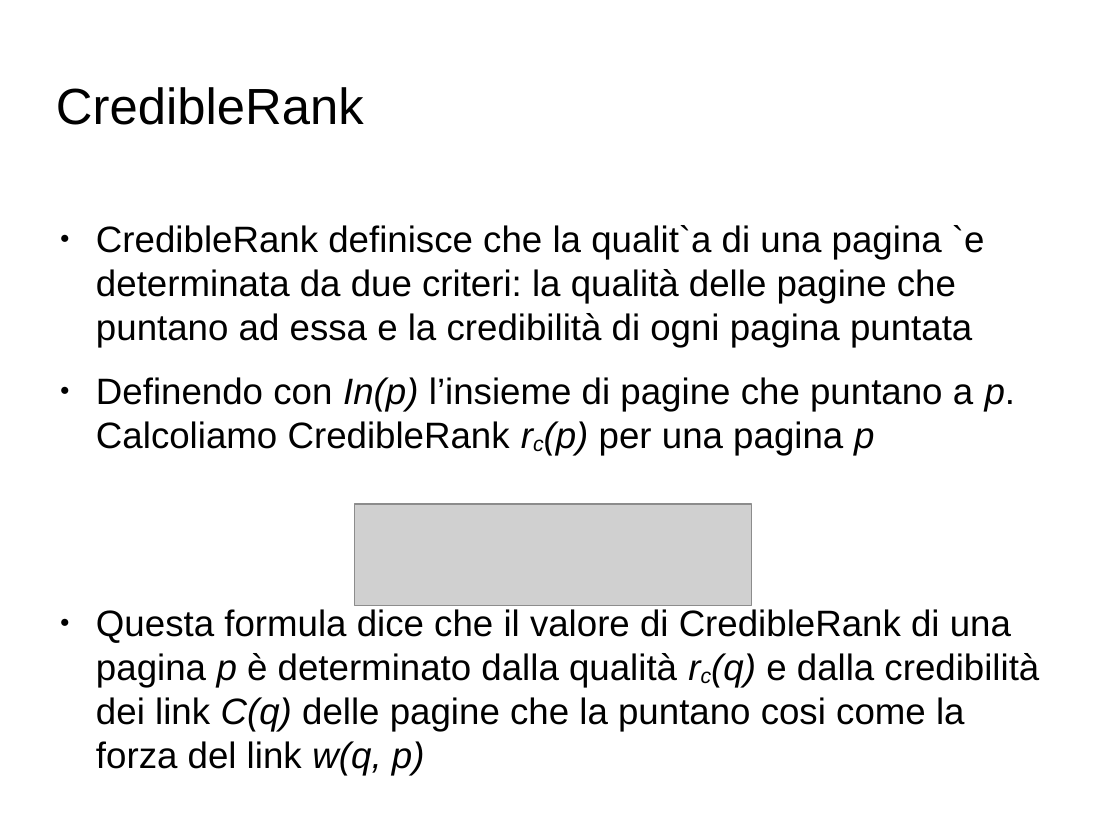
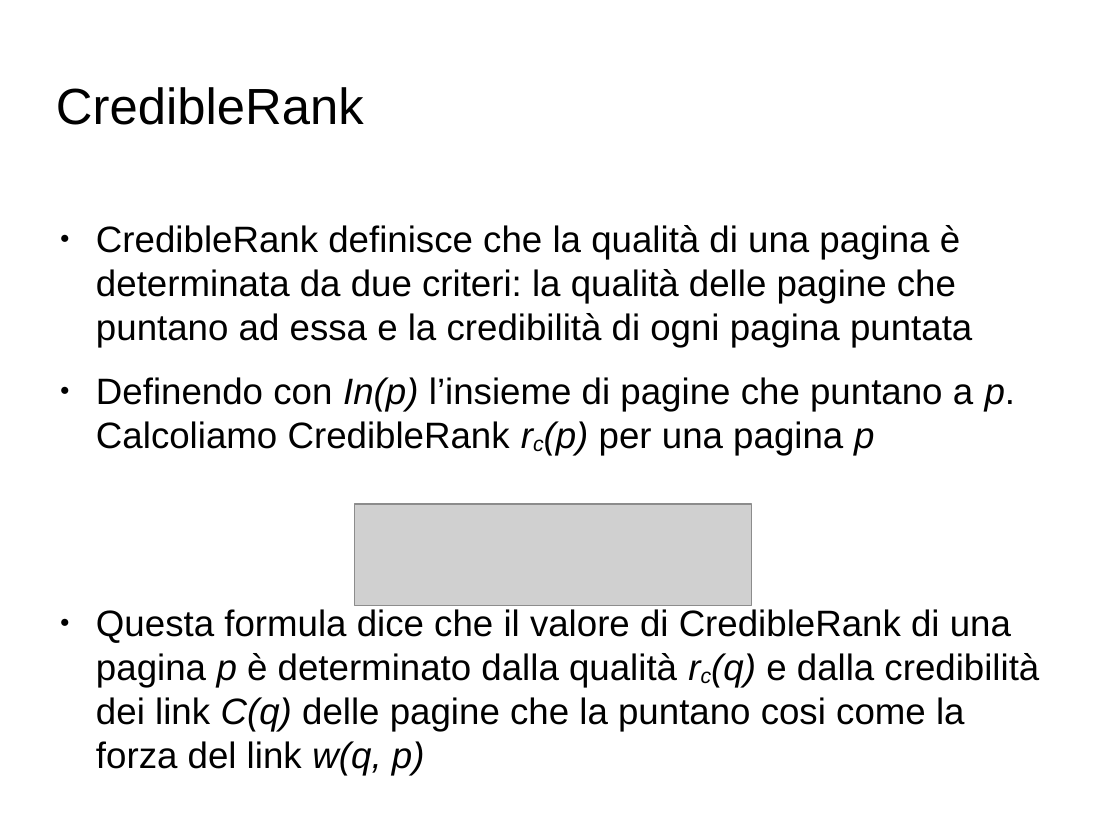
Before and after one commit to Toolanto/presentation, a slide deck: slide 128 of presentazione.odp (slide 125 before the commit). Drawn at 1120x840 pixels with LibreOffice and Linux fonts; fonts in the diff are those of the drawing; grey boxes stand for pictures; background and template pictures are left out. Boxes give left, top, right and bottom in pixels: in the first picture for what was removed or moved away, otherwise in the second. Text is boxed around its words. In the diff, an @@ line names an element or a change of style, - is before the commit and + after.

```diff
--- a/presentazione.odp
+++ b/presentazione.odp
@@ text at [96, 225, 972, 347]: text changed @@
-● CredibleRank definisce che la qualit`a di una pagina `e determinata da due criteri: la qualità delle pagine che puntano ad essa e la credibilità di ogni pagina puntata
+● CredibleRank definisce che la qualità di una pagina è determinata da due criteri: la qualità delle pagine che puntano ad essa e la credibilità di ogni pagina puntata
```
Also in this commit, not shown: 51 other slides changed, 12 slides added, 4 slides removed, 1 other file.
